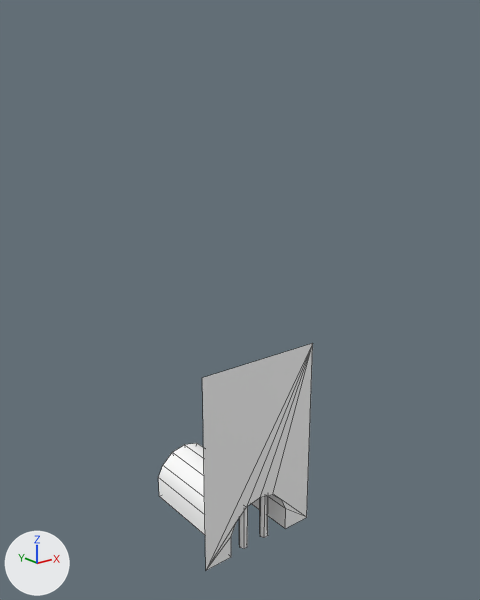
The FBX model Assets/Mesh/Environment/Water/grate_MESH.fbx, before and after one commit.
Camera for both pictures: a 50 mm camera at (-0.548, -0.65, 0.653) aimed at (0.035, 0.078, 0.362). The axes (+X, +Y, +Z) are drawn at lower left. The lights are the same throughout. Mesh edges are drawn as thin lines. Where no turn or scale is listed for an object, it has been applied to the vertices.

Script lines for the objects in view, before the commit:
```python
me_mesh = bpy.data.meshes.new('Mesh')
me_mesh.from_pydata(...)  # 47 vertices, 37 faces; spans x 0.0..0.2, y 0.0..0.198, z -0.004..0.3
me_mesh.materials.append(mat_trim)  # its picture is missing
ob_grate = bpy.data.objects.new('grate', me_mesh)
ob_grate.location = (-0.09, 0.0, 0.0)
```
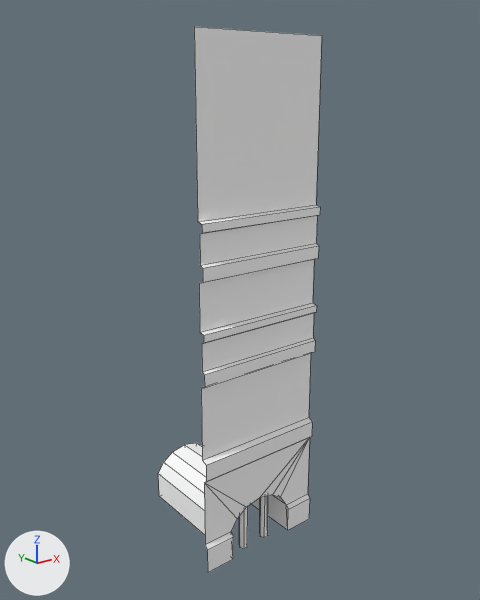
The newer file is also turned or shifted as a whole; pictures and numbers use the older file's frame.

Pixel boxes [x1, y1, x2, y2] of what changed, in the pictures (480 x 600 px):
'wall_MESH3', added
    after: [194, 27, 322, 482]
'grate', reshaped (40% shorter)
    before: [158, 343, 313, 570]
    after: [158, 437, 310, 572]

The edits, one by one:
me_mesh is used by ob_grate; location (-0.09, 0.0, 0.0).
me_mesh had 47 vertices, 37 faces and spanned x 0.0..0.2, y 0.0..0.198, z -0.004..0.3.
me_mesh now has 53 vertices, 40 faces and spans x 0.0..0.2, y -0.005..0.198, z -0.004..0.144.
Part 1, on me_mesh:
8 vertices are removed from x 0.0..0.2, y 0.0, z 0.0..0.3.
13 faces are deleted.
6 vertices move from x 0.046..0.154, y 0.0..0.198, z 0.036..0.056 to x 0.046..0.154, y 0.0..0.198, z 0.044..0.061.
8 vertices are added at x 0.0..0.2, y -0.005..0.0, z 0.0..0.144.
6 new vertices lie (0.046, 0.0, 0.0) away from vertices in x 0.0..0.154, y -0.005..0.0, z 0.0..0.044.
16 new faces join them.
Mesh me_mesh_1 is new.
It has 42 vertices, 20 faces and spans x 0.0..0.2, y -0.005..0.003, z 0.0..0.578.
It uses material mat_trim (its picture is missing).
Object 'wall_MESH3' (ob_wall_mesh3) is new; it shows me_mesh_1.
Its location is (-0.09, 0.0, 0.144).
